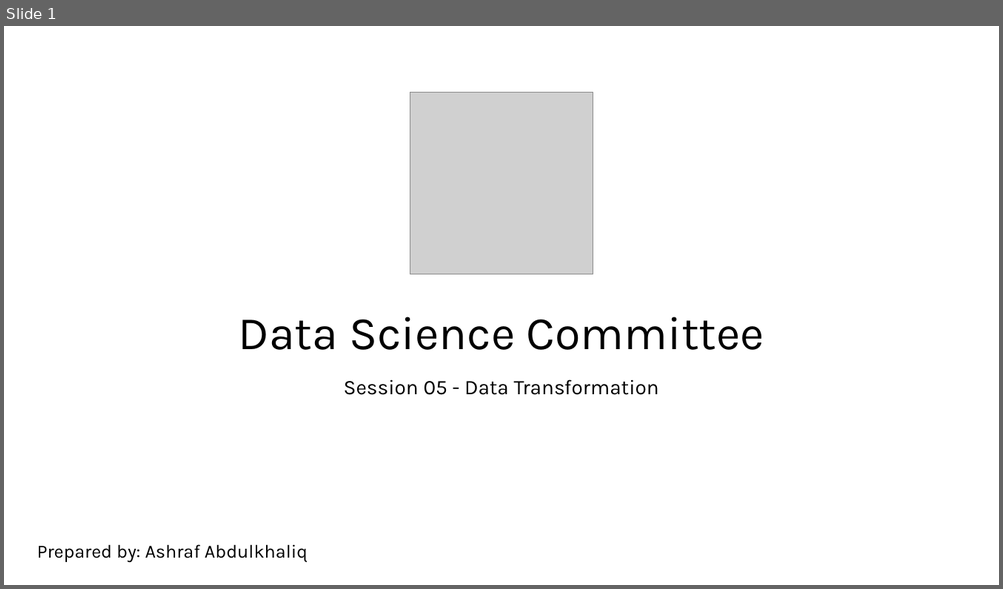
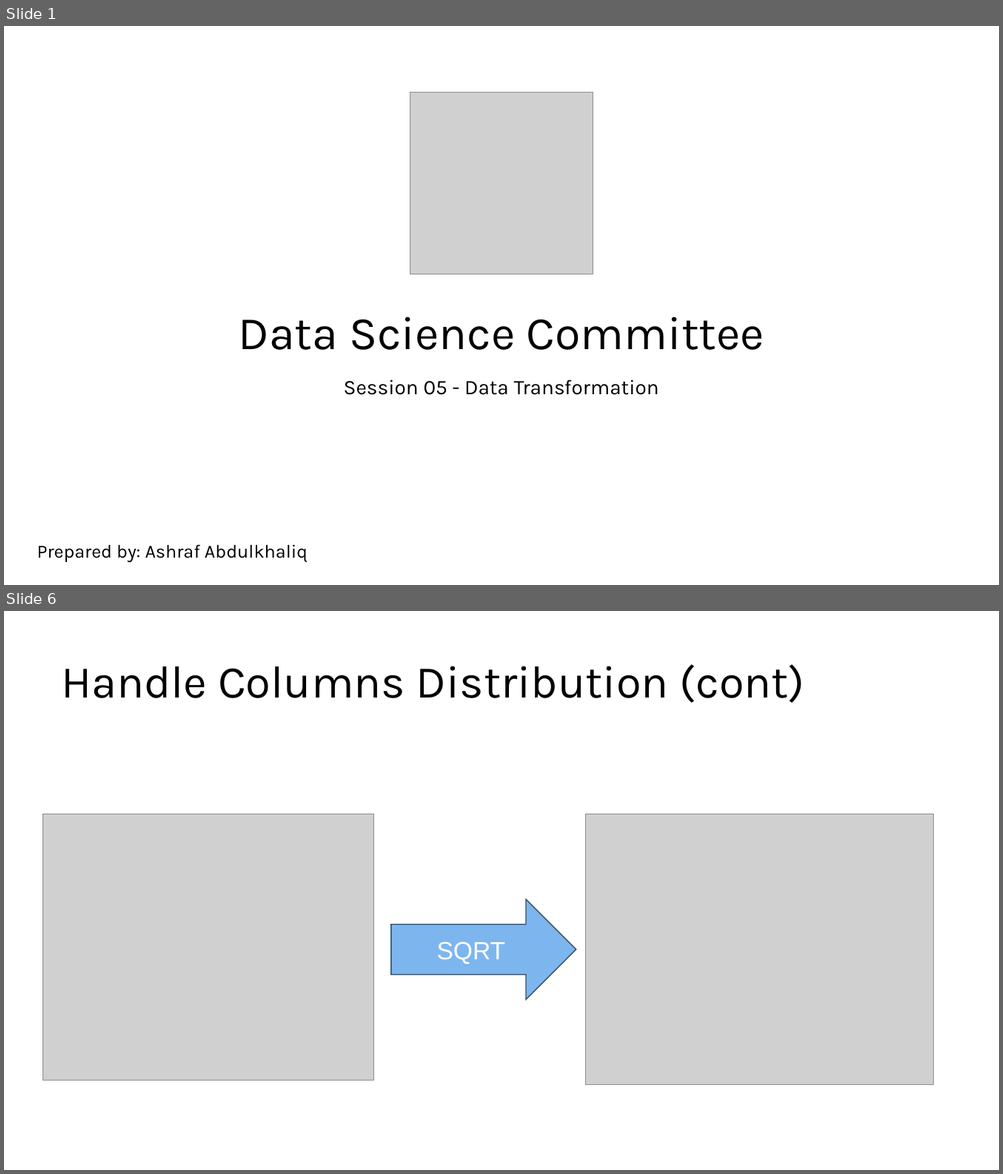
Before and after one commit to kershrita/Data-Science-Roadmap, a slide deck: slides/Session 05 - Data Transformation.pptx. Shown one above the other, each under a label of ours: slide 1 before the commit, slides 1 and 6 after it; the slides between them are not shown. The pictures are 1003x589 and 1003x1174 pixels, drawn with LibreOffice and Linux fonts; fonts in the diff are those of the drawing; grey boxes stand for pictures. Boxes give left, top, right and bottom in pixels: in the first picture for what was removed or moved away, otherwise in the second. Text is boxed around its words. In the diff, an @@ line names an element or a change of style, - is before the commit and + after.

```diff
--- a/slides/Session 05 - Data Transformation.pptx
+++ b/slides/Session 05 - Data Transformation.pptx
@@ slide 6 added at box(4, 611, 999, 1170), background #FFFFFF @@
@@ title added at box(61, 664, 804, 703), 44 pt, text #000000 @@
+Handle Columns Distribution (cont)
@@ picture added at box(42, 814, 373, 1080) @@
@@ picture added at box(585, 814, 933, 1085) @@
@@ right arrow added at box(391, 900, 576, 999), fill #7DB6EF, outline #375069 1 pt, 24 pt, text #FFFFFF @@
+SQRT
```
Also in this commit, not shown: 17 other slides added, 2 slides removed, 2 other files.
